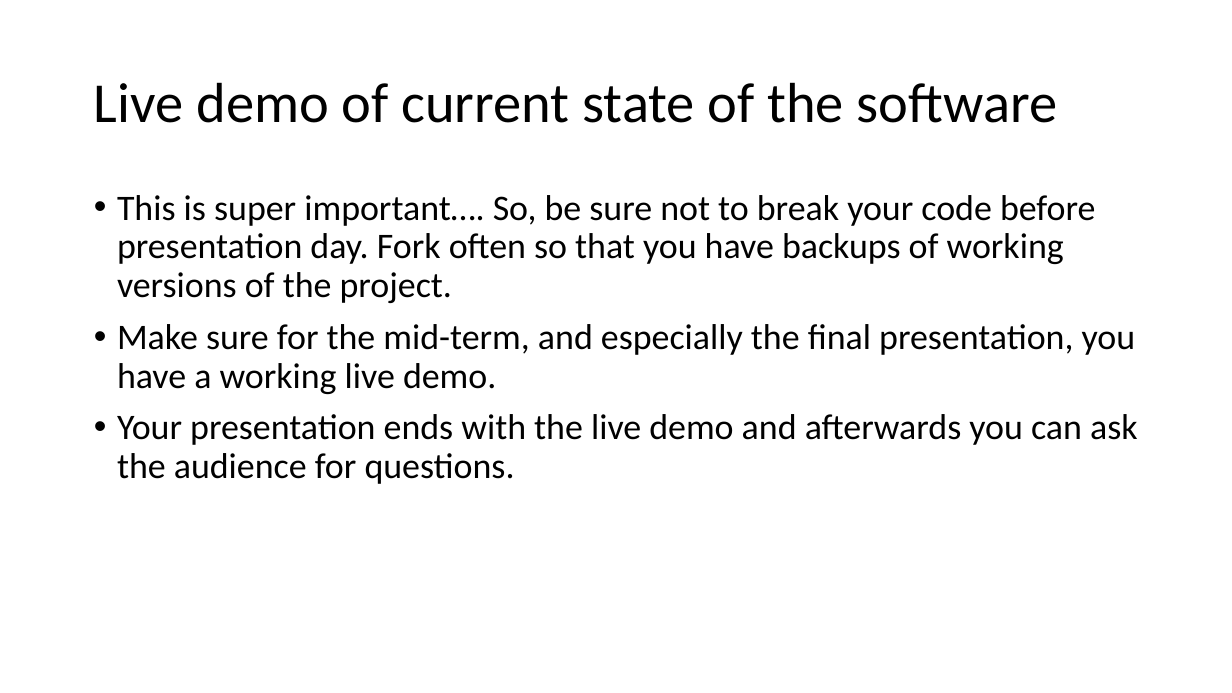
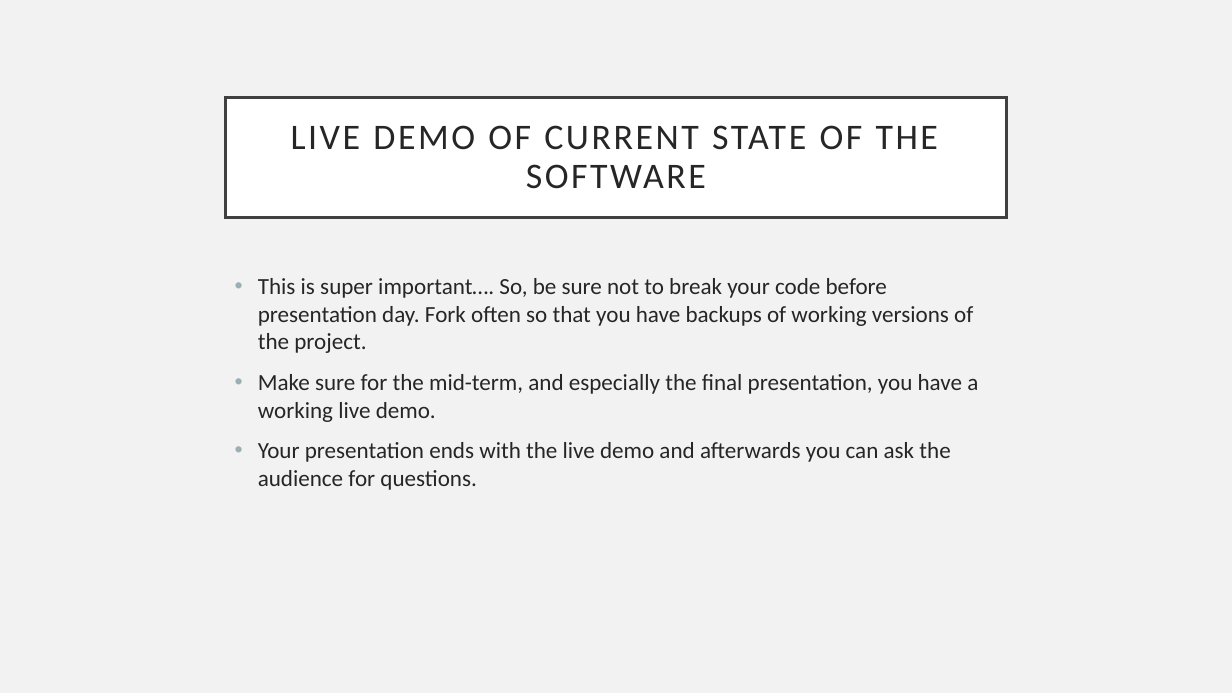
Before and after one commit to pauleanderson/capstone-spring-2018-team-7, a slide deck: slide 8 of midterm presentation/Presentation-StartingTemplate.pptx. Drawn at 1232x693 pixels with LibreOffice and Linux fonts; fonts in the diff are those of the drawing. Boxes give left, top, right and bottom in pixels: in the first picture for what was removed or moved away, otherwise in the second. Text is boxed around its words. In the diff, an @@ line names an element or a change of style, - is before the commit and + after.

```diff
--- a/midterm presentation/Presentation-StartingTemplate.pptx
+++ b/midterm presentation/Presentation-StartingTemplate.pptx
@@ background #FFFFFF to #F2F2F2 @@
@@ title "LIVE DEMO OF CURRENT STATE ...": place and size @@
-title "LIVE DEMO OF CURRENT STATE ..." at <box>94,82,1057,123</box>
+title "LIVE DEMO OF CURRENT STATE ..." at <box>226,97,1006,217</box>
@@ title "LIVE DEMO OF CURRENT STATE ..." at <box>226,97,1006,217</box>: fill none to #FFFFFF; outline none to #404040 2.5 pt @@
@@ title at <box>291,125,939,189</box>: text changed; size 44 to 28 pt; text colour #000000 to #262626 @@
-Live demo of current state of the software
+LIVE DEMO OF CURRENT STATE OF THE SOFTWARE
@@ text "This is super important…. So, ...": place and size @@
-text "This is super important…. So, ..." at <box>117,195,1138,484</box>
+text "This is super important…. So, ..." at <box>258,278,978,490</box>
@@ text "This is super important…. So, ..." at <box>258,278,978,490</box>: size 28 to 18 pt, text colour #000000 to #262626; line spacing 0.9 to 1 @@
```
Also in this commit, not shown: 2 other slides changed, 5 slides added, 5 slides removed.
